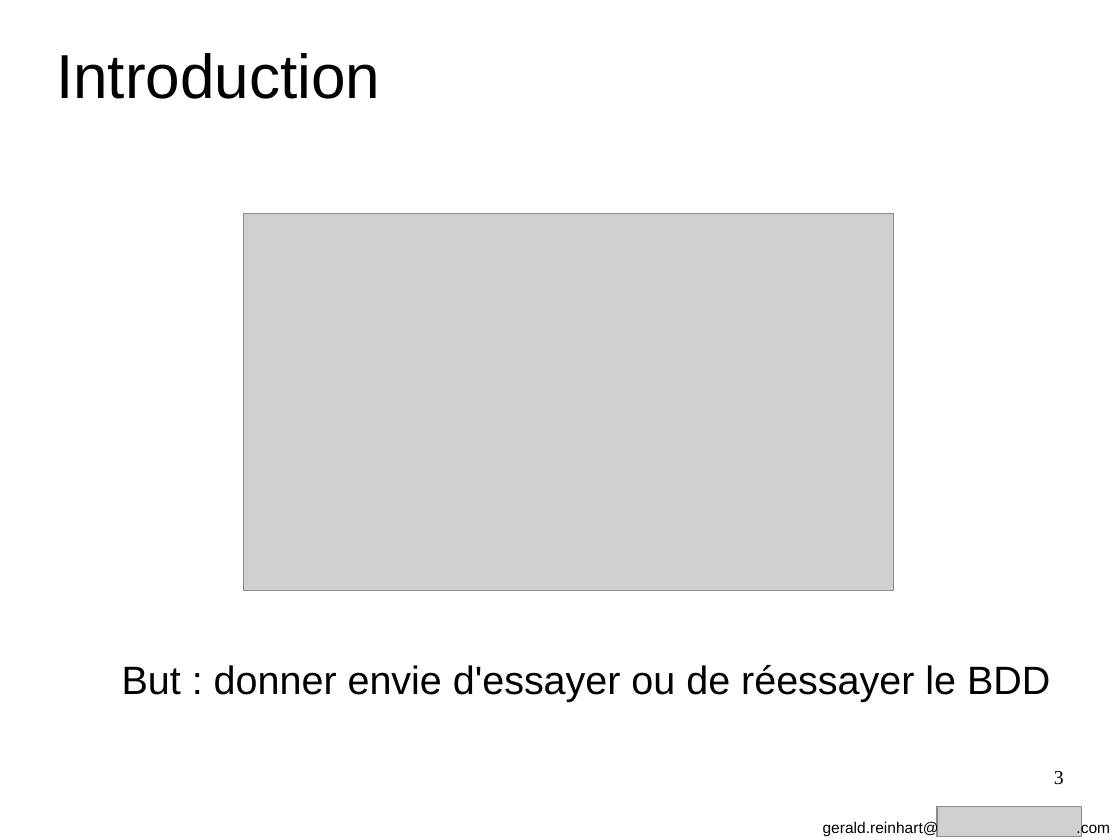
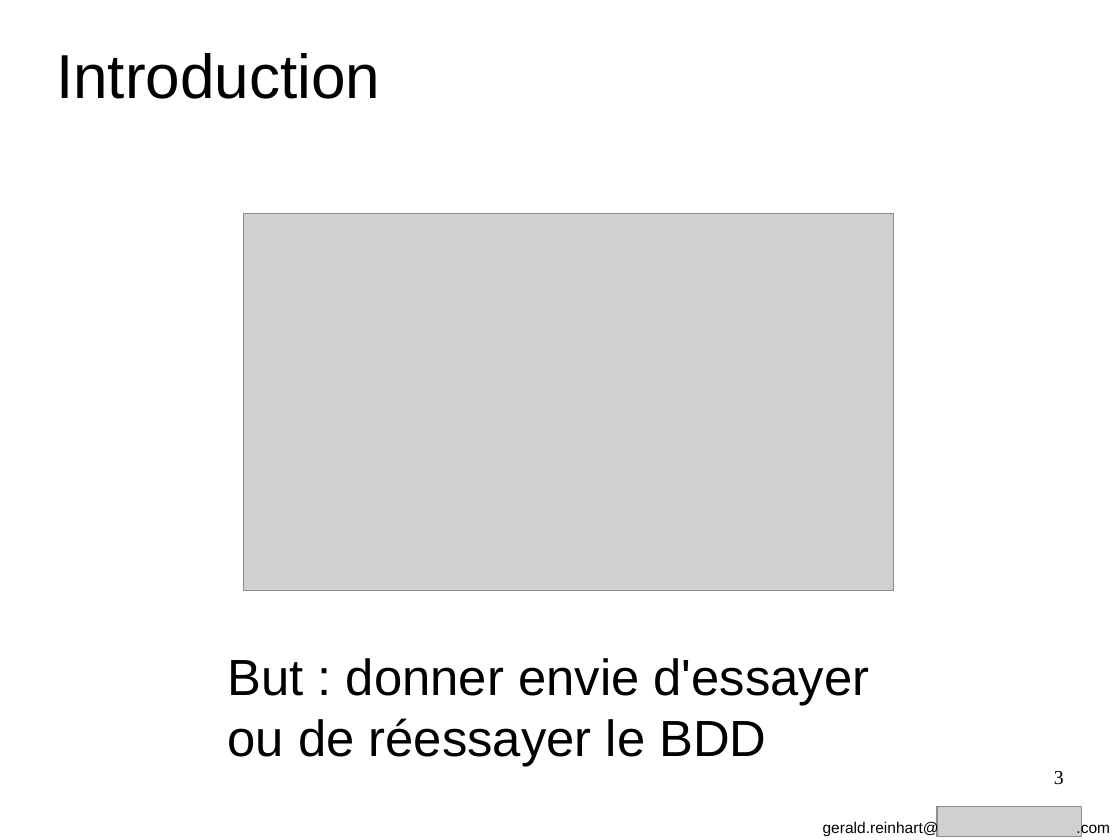
Before and after one commit to GeReinhart/dojo-bdd-library-ws-java, a slide deck: slide 3 of doc/BDD_presentation_agile_grenoble_2016.odp. Drawn at 1120x840 pixels with LibreOffice and Linux fonts; fonts in the diff are those of the drawing; grey boxes stand for pictures. Boxes give left, top, right and bottom in pixels: in the first picture for what was removed or moved away, otherwise in the second. Text is boxed around its words. In the diff, an @@ line names an element or a change of style, - is before the commit and + after.

```diff
--- a/doc/BDD_presentation_agile_grenoble_2016.odp
+++ b/doc/BDD_presentation_agile_grenoble_2016.odp
@@ text at (228, 658, 870, 767): text changed; size 28 to 36 pt @@
-But : donner envie d'essayer ou de réessayer le BDD
+But : donner envie d'essayer
+ou de réessayer le BDD
```
Also in this commit, not shown: 23 other slides changed, 1 other file.
